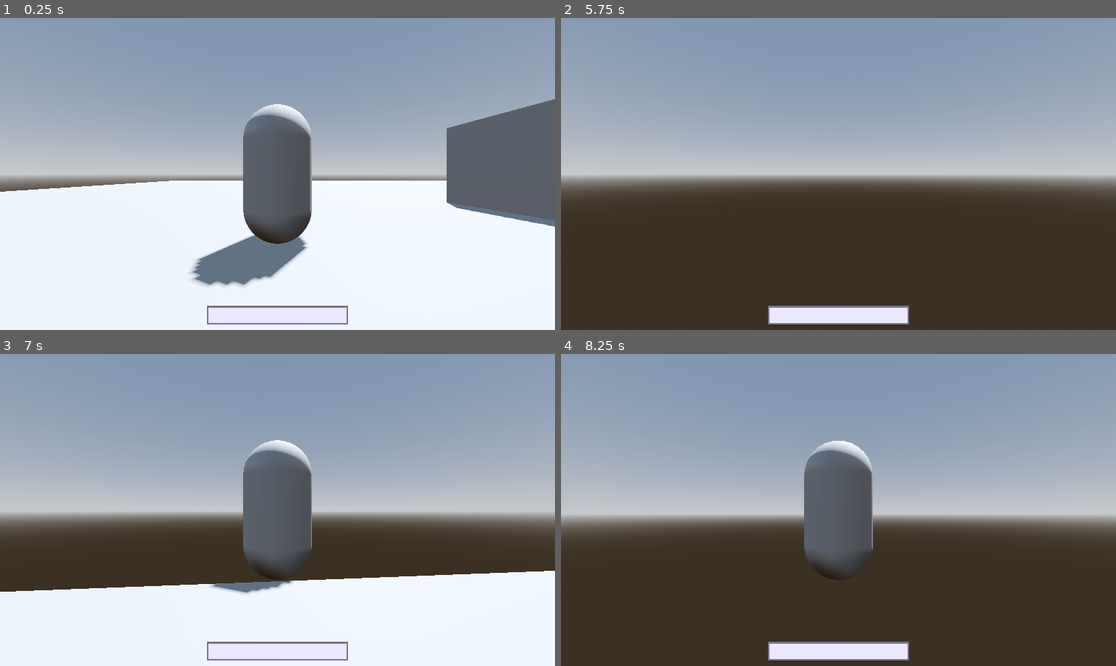
Above: before the commit, frames 1-4 (two rows, left to right).
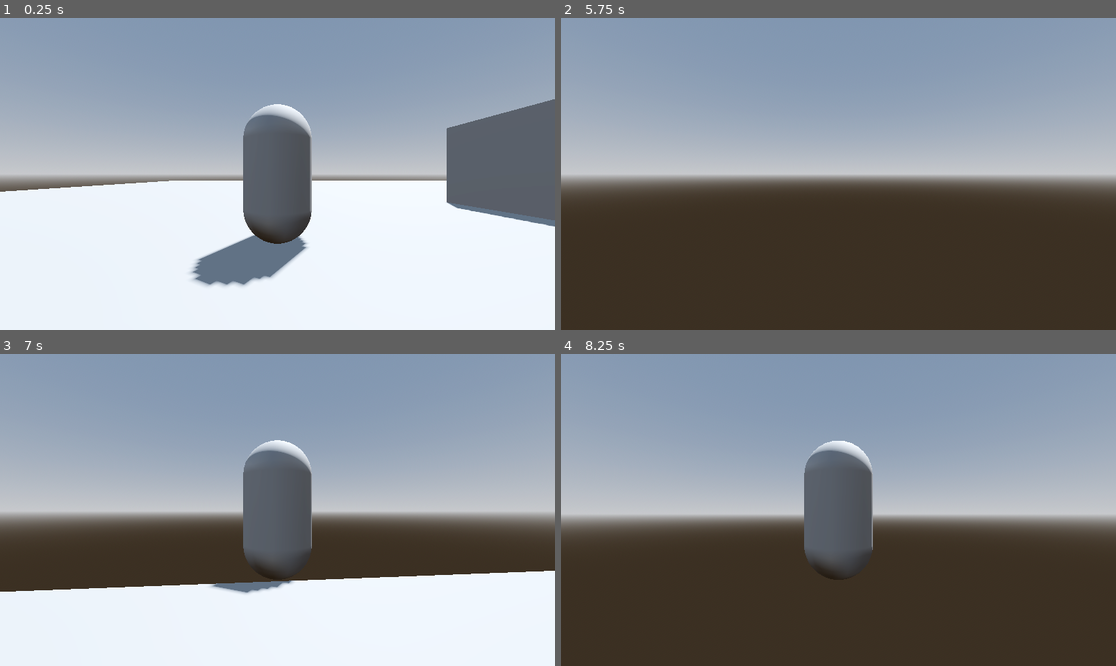
Above: after the commit, the same moments.

Repository: CrispyMD/Escape-The-Establishment
Game: Godot game, scene res://scenes/main_level.tscn
Two runs of this game, one before a commit and one after it. Both use one fixed random seed, a clock stepped at 60 frames per second and the inputs below.
Inputs (mouse positions are in pixels of both pictures, inside the frame that each line leads up to):
- Up to frame 1 (0.25 s): no input
- Up to frame 2 (5.75 s): tap Enter at 0.5 s; move the mouse to (866, 174) at 0.52 s; hold W (forward) from 0.53 s (still down); tap E (interact) at 0.6, 1.55, 2.1, 3.05, 3.6, 4.55, 5.1 s; tap Space (jump) at 0.77, 1.52, 3.02, 3.77, 4.52 s; move the mouse to (810, 174) at 1.27 s; tap Q (ability) at 1.35, 4.35 s; move the mouse to (849, 167) at 2.02 s; move the mouse to (832, 180) at 2.77 s; tap F (switch_pov) at 2.85 s; move the mouse to (877, 177) at 3.52 s; move the mouse to (794, 170) at 4.27 s; move the mouse to (844, 174) at 5.02 s
- Up to frame 3 (7 s): move the mouse to (255, 503) at 5.77 s; release W (forward) at 5.78 s; hold D (right) 5.78-6.53 s; tap F (switch_pov) at 5.85 s; tap Space (jump) at 6.02, 6.77 s; tap E (interact) at 6.05, 6.6 s; move the mouse to (305, 510) at 6.52 s; hold W (forward) from 6.53 s (still down)
- Up to frame 4 (8.25 s): keep holding W (forward); move the mouse to (810, 510) at 7.27 s; tap Q (ability) at 7.35 s; tap Space (jump) at 7.52, 8 s; tap E (interact) at 7.55, 8.1 s; move the mouse to (849, 503) at 8.02 s

The runs differ from the first frame. In frame 1, 0.3% of the frame differs, in the area x 37-63%, y 92-99%; in frame 2, 1.5%; in frame 3, 0.3%; in frame 4, 1.5%.

Commit message:
Fixed a bunch of computer bugs
Although there is still no repeating skillcheck

Diff:
--- a/Escape The Establishment/scenes/character.tscn
+++ b/Escape The Establishment/scenes/character.tscn
@@ -179,6 +179,7 @@
 scroll_active = false
 
 [node name="ProgressBar" type="Panel" parent="CharacterUI"]
+visible = false
 layout_mode = 1
 anchors_preset = -1
 anchor_left = 0.5
--- a/Escape The Establishment/scenes/computer.tscn
+++ b/Escape The Establishment/scenes/computer.tscn
@@ -19,10 +19,13 @@
 [sub_resource type="BoxShape3D" id="BoxShape3D_ro3oh"]
 size = Vector3(2.03461, 1.86412, 1.30396)
 
+[sub_resource type="StandardMaterial3D" id="StandardMaterial3D_rsj6n"]
+albedo_color = Color(0, 1, 0, 1)
+
+[sub_resource type="BoxMesh" id="BoxMesh_kqubi"]
+
 [sub_resource type="StandardMaterial3D" id="StandardMaterial3D_131uf"]
 albedo_color = Color(1, 0, 0, 1)
-
-[sub_resource type="BoxMesh" id="BoxMesh_kqubi"]
 
 [node name="Computer" type="StaticBody3D"]
 script = ExtResource("1_8ojk8")
@@ -54,19 +57,32 @@
 shape = SubResource("BoxShape3D_ro3oh")
 
 [node name="HackingTimer" type="Timer" parent="."]
-wait_time = 12.0
+wait_time = 10.0
+one_shot = true
 
 [node name="SkillCheckTimer" type="Timer" parent="."]
-wait_time = 9.0
+wait_time = 5.0
+one_shot = true
 
 [node name="StartNeedleRotationTimer" type="Timer" parent="."]
+one_shot = true
+
+[node name="UndisplaySkillcheckFailedTimer" type="Timer" parent="."]
+wait_time = 10.0
 
 [node name="ComputerFailSprite" type="Sprite3D" parent="."]
 transform = Transform3D(0.0509027, 0, 0, 0, 0.0509027, 0, 0, 0, 0.220012, 1.18024, 3.07301, 0.0579631)
+visible = false
 billboard = 1
 no_depth_test = true
 fixed_size = true
 texture = ExtResource("3_nhl2q")
+
+[node name="GreenScreen" type="MeshInstance3D" parent="."]
+transform = Transform3D(0.072, 0, 0, 0, 0.874, 0, 0, 0, 2.454, 1.25077, 2.0464, 0.075)
+visible = false
+material_override = SubResource("StandardMaterial3D_rsj6n")
+mesh = SubResource("BoxMesh_kqubi")
 
 [node name="RedScreen" type="MeshInstance3D" parent="."]
 transform = Transform3D(0.071, 0, 0, 0, 0.862, 0, 0, 0, 2.42, 1.25077, 2.0464, 0.075)
@@ -79,3 +95,4 @@
 [connection signal="timeout" from="HackingTimer" to="." method="_on_hacking_timer_timeout"]
 [connection signal="timeout" from="SkillCheckTimer" to="." method="_on_skill_check_timer_timeout"]
 [connection signal="timeout" from="StartNeedleRotationTimer" to="." method="_on_start_needle_rotation_timer_timeout"]
+[connection signal="timeout" from="UndisplaySkillcheckFailedTimer" to="." method="_on_undisplay_skillcheck_failed_timer_timeout"]
--- a/Escape The Establishment/scripts/ability_ui.gd
+++ b/Escape The Establishment/scripts/ability_ui.gd
@@ -10,6 +10,13 @@
 
 func undisplay_all():
 	$AbilityPanel.visible = false
+	$ProgressBar.visible = false
+	$SkillCheck.visible = false
+
+func display_progress_bar():
+	$ProgressBar.visible = true
+
+func undisplay_progress_bar():
 	$ProgressBar.visible = false
 
 func display_hack():
@@ -43,9 +50,10 @@
 func undisplay_skillcheck():
 	$SkillCheck.visible = false
 
-func increase_needle_rotation(rotation): #clamping at full rotation
+func increase_needle_rotation(rotation):
 	$SkillCheck/Needle.rotation += rotation
 	$SkillCheck/Needle.rotation = min($SkillCheck/Needle.rotation, 2 * PI)
+	#clamping at full rotation
 
 func get_needle_rotation():
 	return $SkillCheck/Needle.rotation_degrees
--- a/Escape The Establishment/scripts/character_script.gd
+++ b/Escape The Establishment/scripts/character_script.gd
@@ -39,7 +39,6 @@
 		pass
 	if Input.is_action_just_pressed("interact"):
 		interact_pressed.emit(self)
-		progress_bar.show()
 	if Input.is_action_just_pressed("switch_pov"):
 		switch_pov()
 
--- a/Escape The Establishment/scripts/computer.gd
+++ b/Escape The Establishment/scripts/computer.gd
@@ -9,9 +9,11 @@
 var needle_is_rotating = false
 @onready var red_screen = $RedScreen
 @onready var computer_fail_sprite = $ComputerFailSprite
+var NEEDLE_SPEED = 2 * PI #needle will rotate at 1sec with 2pi
+@onready var undisplay_skillcheck_failed_timer = $UndisplaySkillcheckFailedTimer
 
 func _on_hack_areas_body_entered(body):
-	if not body is player: return
+	if not body is player or computer_is_hacked: return
 	nodes_in_hack_area.push_front(body)
 	body.interact_pressed.connect(hack_computer)
 
@@ -20,14 +22,29 @@
 func _on_hack_areas_body_exited(body):
 	if not body is player: return
 	nodes_in_hack_area.erase(body)
-	body.interact_pressed.disconnect(hack_computer)
+
+	if nodes_in_hack_area.is_empty():
+		hacking_timer.paused = true
+		skill_check_timer.paused = true
+
+	if body.interact_pressed.is_connected(hack_computer):
+		body.interact_pressed.disconnect(hack_computer)
+	elif body.interact_pressed.is_connected(skillcheck_pressed):
+		body.interact_pressed.disconnect(skillcheck_pressed)
 	body.get_node("CharacterUI").undisplay_all()
 
 func hack_computer(character):
+	if needle_is_rotating: skillcheck_failed()
+
 	character.interact_pressed.disconnect(hack_computer)
 	character.interact_pressed.connect(skillcheck_pressed)
-	hacking_timer.start()
-	skill_check_timer.start()
+	character.get_node("CharacterUI").display_progress_bar()
+
+	hacking_timer.paused = false
+	skill_check_timer.paused = false
+
+	if skill_check_timer.time_left == 0: skill_check_timer.start()
+	if hacking_timer.time_left == 0: hacking_timer.start()
 
 func _process(delta):
 	if hacking_timer.time_left == 0 or computer_is_hacked:
@@ -37,44 +54,59 @@
 
 func handle_skillcheck(delta):
 	for node in nodes_in_hack_area:
-		#if not node is player: continue <-- not needed now since only players are added to array
-		node.get_node("CharacterUI").increase_needle_rotation(delta)
+		node.get_node("CharacterUI").increase_needle_rotation(NEEDLE_SPEED * delta)
+		if abs(node.get_node("CharacterUI/SkillCheck/Needle").rotation - 2 * PI) <= 0.0001:
+			skillcheck_failed()
 
 func skillcheck_pressed(character):
+	if not needle_is_rotating: return
 	var success_zone = character.get_node("CharacterUI").get_success_zone_degree()
 	var needle_rotation = character.get_node("CharacterUI").get_needle_rotation()
 	var offset = abs(success_zone - needle_rotation)
 	if offset <= 45:
+		hacking_timer.paused = false
 		print("succeeded")
 	else:
 		skillcheck_failed()
-		print("faoieled >:(")
 
 	character.get_node("CharacterUI").undisplay_skillcheck()
 	needle_is_rotating = false
 
 func handle_progress_bar():
+	if hacking_timer.paused or computer_is_hacked or hacking_timer.time_left == 0: return
+
 	for node in nodes_in_hack_area:
-		#if not node is player: continue
 		node.get_node("CharacterUI").undisplay_hack()
-		var progress_bar = node.get_node("CharacterUI/ProgressBar")
-		var progress_panel = progress_bar.get_node("Panel")
 		node.get_node("CharacterUI").set_progress_percent(1 - hacking_timer.time_left / hacking_timer.wait_time)
 
 func _on_hacking_timer_timeout():
 	computer_is_hacked = true
 	print("yay")
+	$GreenScreen.show()
+	for hack_area in $HackAreas.get_children():
+		hack_area.disabled = true
 
 func _on_skill_check_timer_timeout():
 	hacking_timer.paused = true
 	start_needle_rotation_timer.start()
 	for node in nodes_in_hack_area:
-		#if not node is player: continue
 		node.get_node("CharacterUI").display_skillcheck()
 
 func _on_start_needle_rotation_timer_timeout():
 	needle_is_rotating = true
 
 func skillcheck_failed():
+	needle_is_rotating = false
+	for node in nodes_in_hack_area:
+		node.get_node("CharacterUI").undisplay_progress_bar()
+	display_computer_as_failed()
+	undisplay_skillcheck_failed_timer.start()
+	print("faoieled >:(")
+
+func _on_undisplay_skillcheck_failed_timer_timeout():
+	red_screen.visible = false
+	computer_fail_sprite.visible = false
+
+func display_computer_as_failed():
 	red_screen.show()
 	computer_fail_sprite.visible = true
Not shown: 1 places in Escape The Establishment/scenes/computer.tscn that only renumber resources
